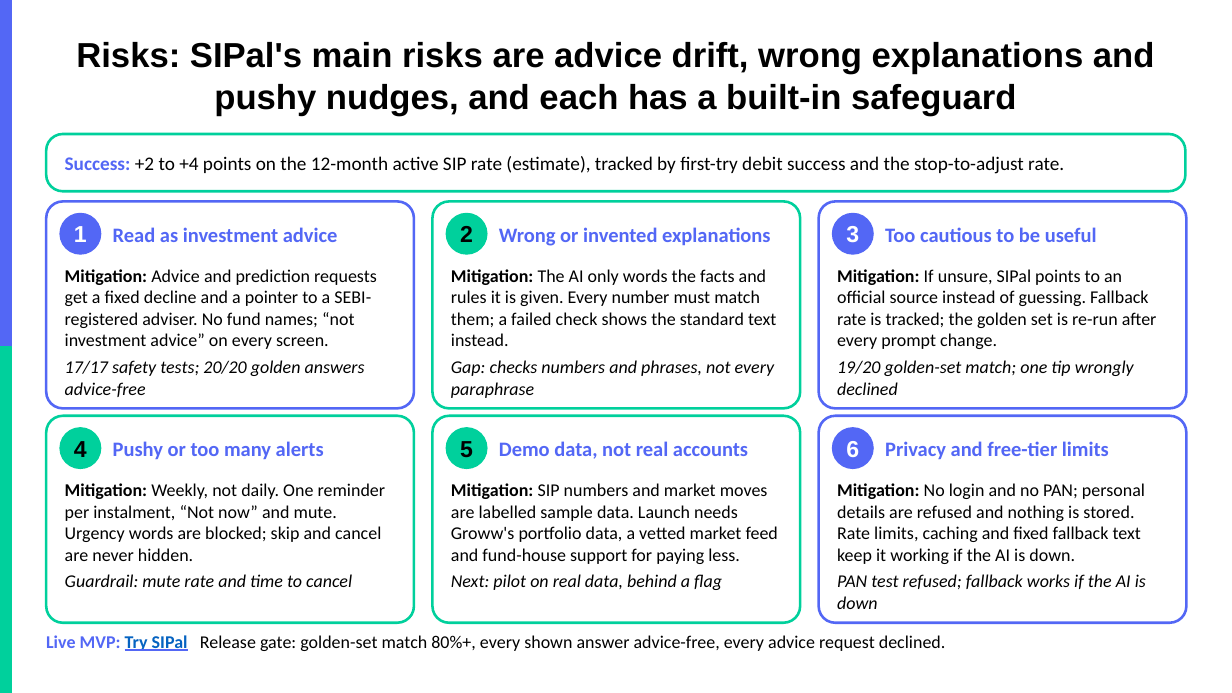
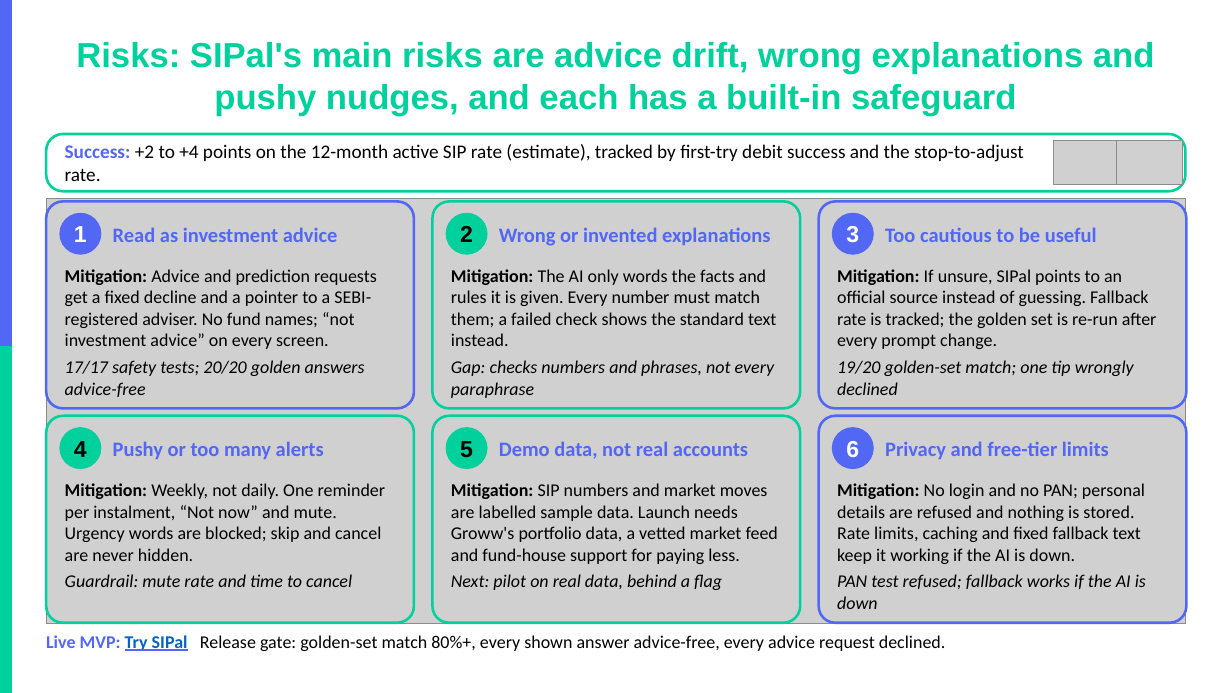
Before and after one commit to akarshita711/NEXTLEAP_GRAD_PROJECT_groww_SIP_research, a slide deck: slide 10 of deck/NL_Groww.pptx. Drawn at 1232x693 pixels with LibreOffice and Linux fonts; fonts in the diff are those of the drawing; grey boxes stand for pictures; background and template pictures are left out. Boxes give left, top, right and bottom in pixels: in the first picture for what was removed or moved away, otherwise in the second. Text is boxed around its words. In the diff, an @@ line names an element or a change of style, - is before the commit and + after.

```diff
--- a/deck/NL_Groww.pptx
+++ b/deck/NL_Groww.pptx
@@ title "Risks: SIPal's main risks are ..." at (x1=76, y1=42, x2=1155, y2=116): text colour #000000 to #00D09C @@
@@ text "Success: +2 to +4 points ..." rewrapped from (x1=65, y1=156, x2=1064, y2=174) to (x1=65, y1=144, x2=1024, y2=181) @@
@@ picture added at (x1=1054, y1=140, x2=1120, y2=185) @@
@@ picture added at (x1=1116, y1=140, x2=1183, y2=185) @@
@@ picture added at (x1=46, y1=199, x2=1186, y2=624) @@
@@ fill #FFFFFF to none in 7 elements at (x1=46, y1=134, x2=1186, y2=191), (x1=46, y1=201, x2=414, y2=409), (x1=433, y1=201, x2=800, y2=409), (x1=819, y1=201, x2=1187, y2=409), (x1=46, y1=416, x2=414, y2=623), (x1=433, y1=416, x2=800, y2=623), (x1=819, y1=416, x2=1187, y2=623) @@
```
Also in this commit, not shown: 9 other slides changed, 19 other files.
